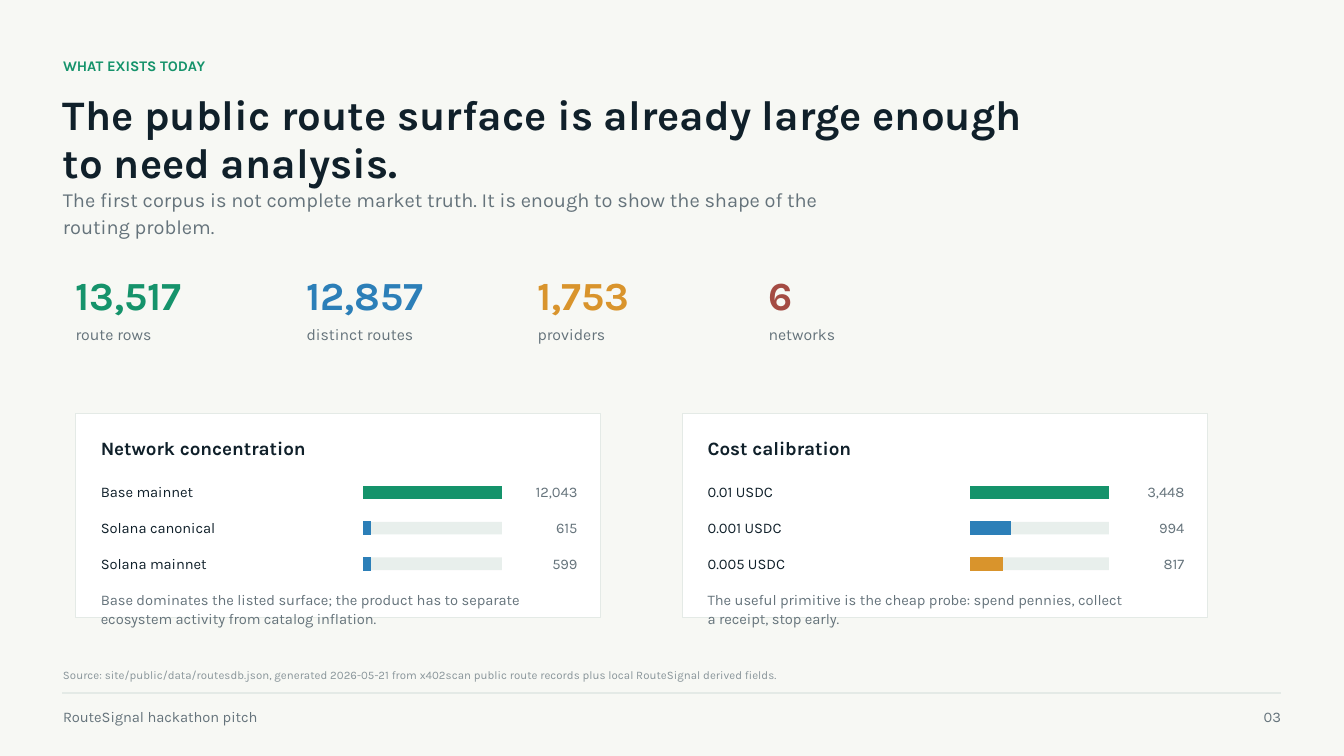
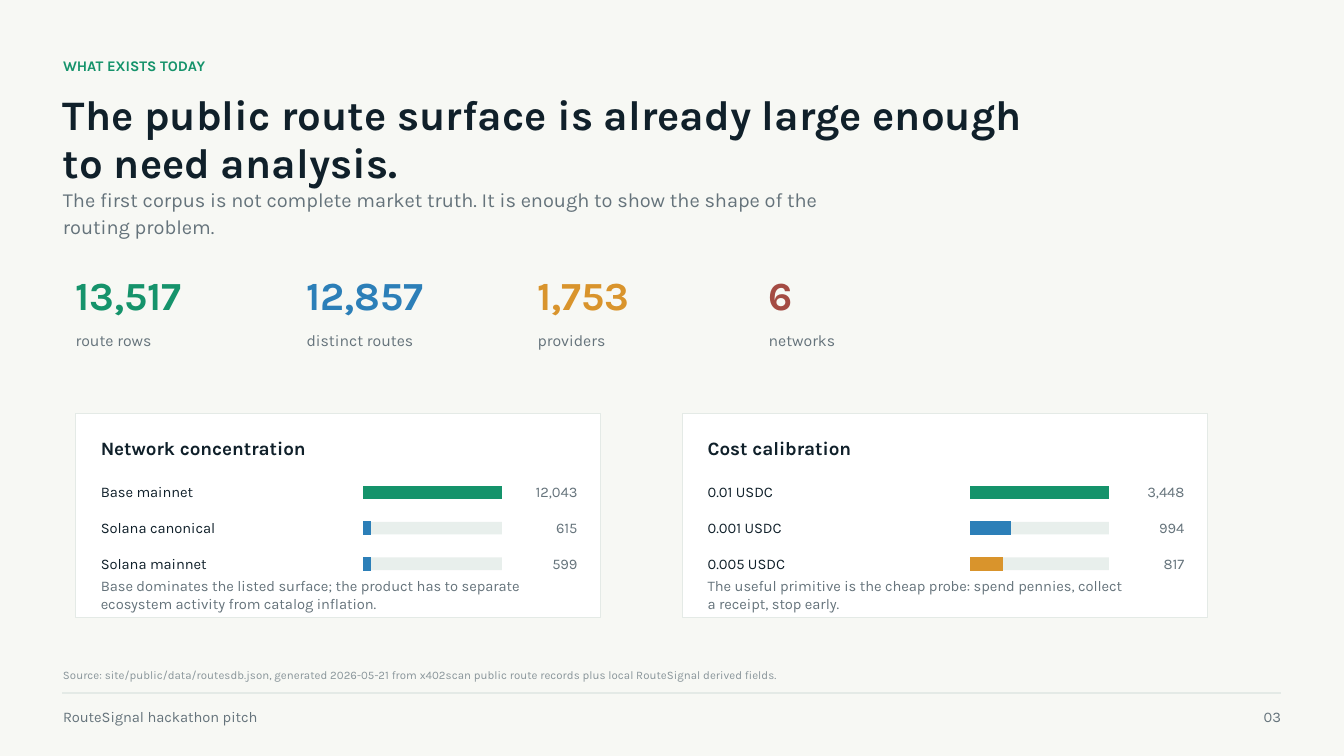
Before and after one commit to greenforestpath/routesignal, a slide deck: slide 3 of pitch/routesignal-hackathon-pitch.pptx. Drawn at 1344x756 pixels with LibreOffice and Linux fonts; fonts in the diff are those of the drawing. Boxes give left, top, right and bottom in pixels: in the first picture for what was removed or moved away, otherwise in the second. Text is boxed around its words. In the diff, an @@ line names an element or a change of style, - is before the commit and + after.

Commit message:
Tighten RouteSignal pitch render
Refine pitch metric sizing, slide spacing, and regenerated PowerPoint/render artifacts after visual layout adjustments.

Timestamp: 2026-05-21T04:11:05Z

```diff
--- a/pitch/routesignal-hackathon-pitch.pptx
+++ b/pitch/routesignal-hackathon-pitch.pptx
@@ text "route rows": place and size @@
-text "route rows" at (76,330,151,340)
+text "route rows" at (76,336,151,346)
@@ text "distinct routes": place and size @@
-text "distinct routes" at (307,329,413,340)
+text "distinct routes" at (307,335,413,346)
@@ text "providers": place and size @@
-text "providers" at (538,329,606,344)
+text "providers" at (538,335,606,350)
@@ text "networks": place and size @@
-text "networks" at (769,329,836,340)
+text "networks" at (769,335,836,346)
@@ text "Base dominates the listed surface; ...": place and size @@
-text "Base dominates the listed surface; ..." at (101,595,520,628)
+text "Base dominates the listed surface; ..." at (101,581,520,613)
@@ text "The useful primitive is the ...": place and size @@
-text "The useful primitive is the ..." at (708,595,1122,628)
+text "The useful primitive is the ..." at (708,581,1122,613)
```
Also in this commit, not shown: 3 other slides changed, 18 other files.
